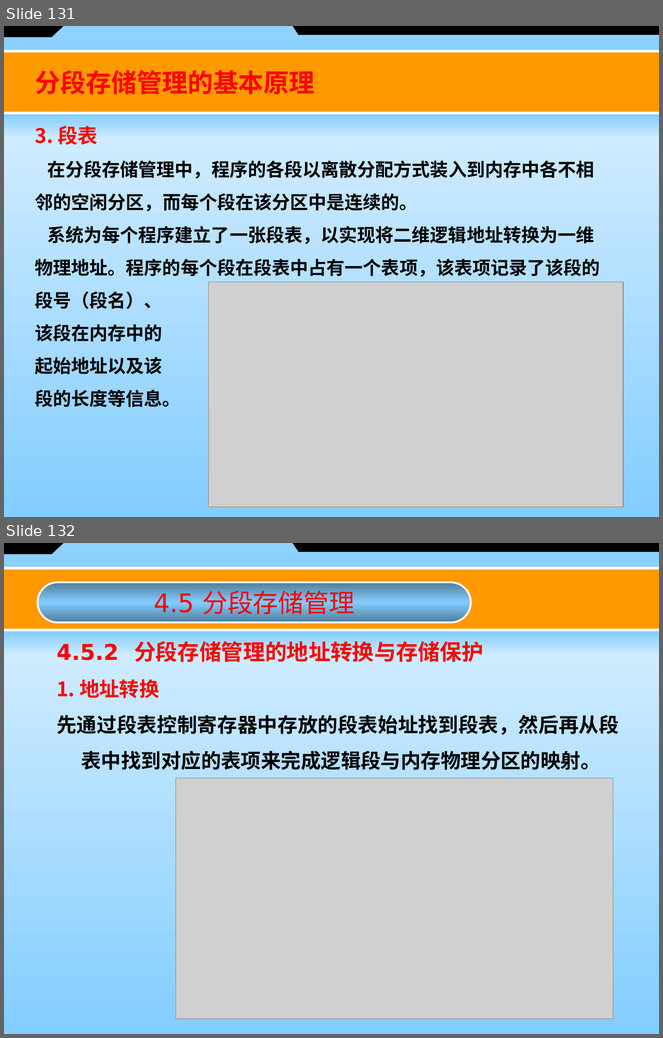
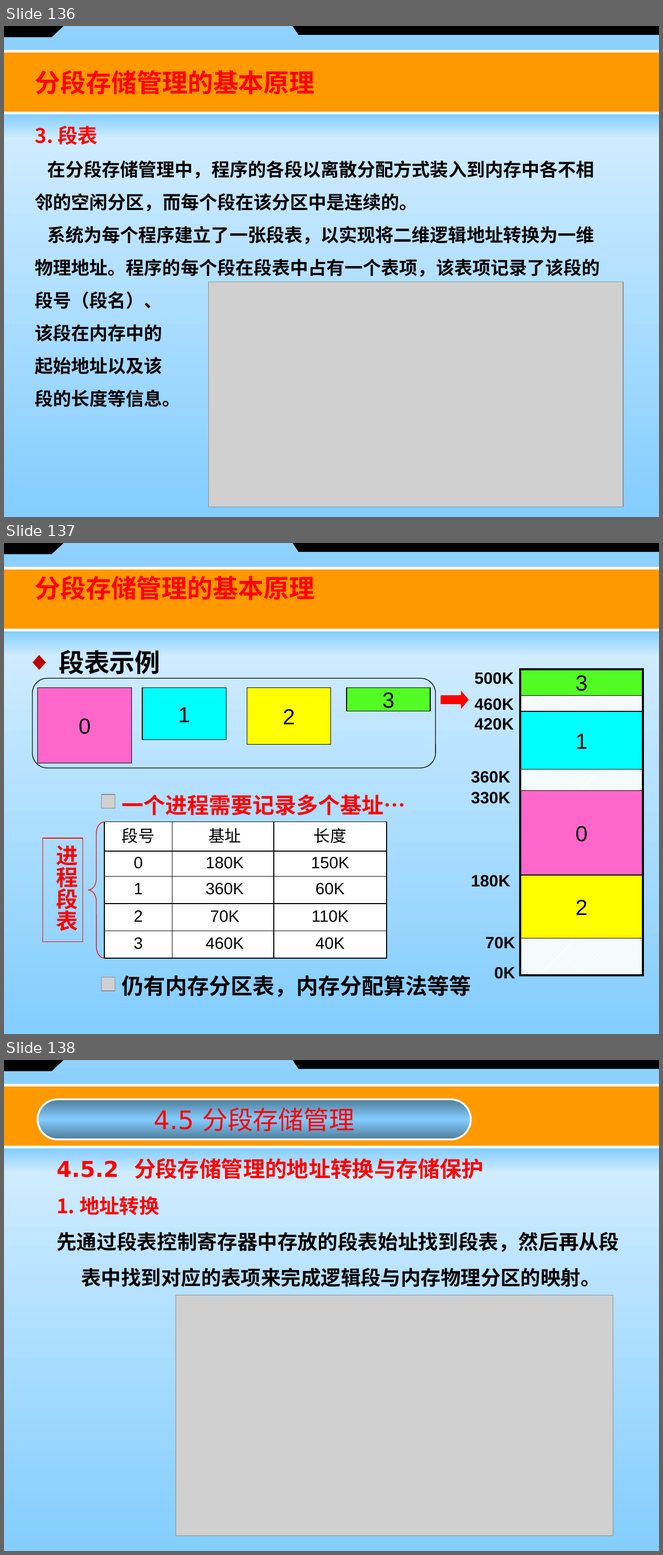
Before and after one commit to zeemeil/zeemeil.github.io, a slide deck: files/2025_2_OS/0930_OS_ch4_memory.pptx. Shown one above the other, each under a label of ours: slides 131 and 132 before the commit, slides 136, 137 and 138 after it. The pictures are 663x1038 and 663x1555 pixels, drawn with LibreOffice and Linux fonts; fonts in the diff are those of the drawing; grey boxes stand for pictures. Boxes give left, top, right and bottom in pixels: in the first picture for what was removed or moved away, otherwise in the second. Text is boxed around its words. In the diff, an @@ line names an element or a change of style, - is before the commit and + after.

```diff
--- a/files/2025_2_OS/0930_OS_ch4_memory.pptx
+++ b/files/2025_2_OS/0930_OS_ch4_memory.pptx
@@ slide 137 added at (x1=4, y1=543, x2=659, y2=1034), background #000000; not listed: 6 template elements that a slide beside it also shows @@
@@ text added at (x1=35, y1=576, x2=314, y2=600), 28 pt, text #FF0000, bold @@
+分段存储管理的基本原理
@@ text added at (x1=59, y1=650, x2=161, y2=679), 28 pt, text #000000, bold @@
+  ◆ 段表示例
@@ group added at (x1=32, y1=679, x2=436, y2=768): 4 rectangles, 1 rounded rectangle @@
+0
+2
+1
+3
@@ group added at (x1=471, y1=672, x2=516, y2=979): 8 texts @@
+0K
+70K
+180K
+330K
+360K
+420K
+460K
+500K
@@ group added at (x1=520, y1=669, x2=643, y2=976): 6 rectangles @@
+0
+1
+2
+3
@@ right arrow added at (x1=441, y1=692, x2=468, y2=708), fill #FF0000, outline #FF0000 0.75 pt @@
@@ picture added at (x1=102, y1=795, x2=115, y2=808) @@
@@ text added at (x1=122, y1=795, x2=406, y2=815), 24 pt, text #FF0000, bold @@
+  一个进程需要记录多个基址…
@@ left brace added at (x1=88, y1=822, x2=104, y2=958), outline #FF0000 0.75 pt @@
@@ rectangle added at (x1=42, y1=838, x2=83, y2=942), outline #FF0000 0.75 pt, 24 pt, text #FF0000, bold @@
+进程段表
@@ group added at (x1=104, y1=822, x2=387, y2=959): 15 rectangles @@
+基址
+长度
+段号
+180K
+150K
+0
+360K
+60K
+1
+70K
+110K
+2
+460K
+40K
+3
@@ picture added at (x1=102, y1=977, x2=115, y2=991) @@
@@ text added at (x1=122, y1=976, x2=471, y2=997), 24 pt, text #000000, bold @@
+  仍有内存分区表，内存分配算法等等
@@ what was slide 131 is now slide 136 @@
@@ what was slide 132 is now slide 138 @@
```
Also in this commit, not shown: 1 slide changed, 5 other slides added, 4 other files.
